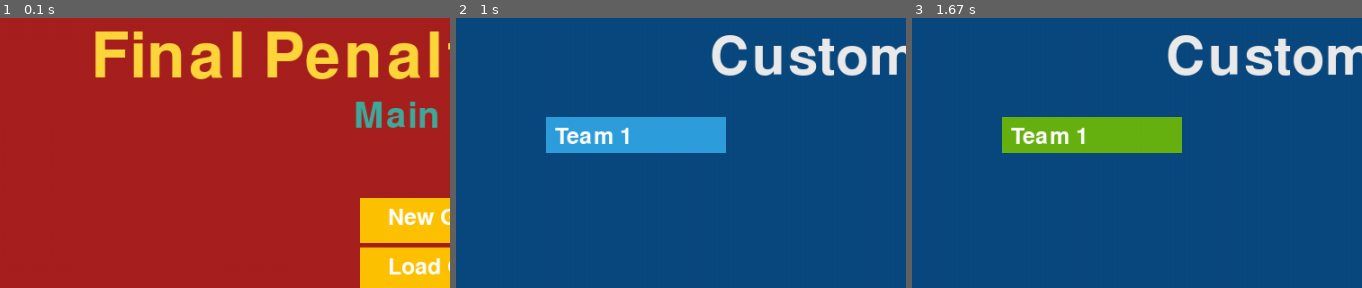
Above: before the commit, frames 1-3 (left to right).
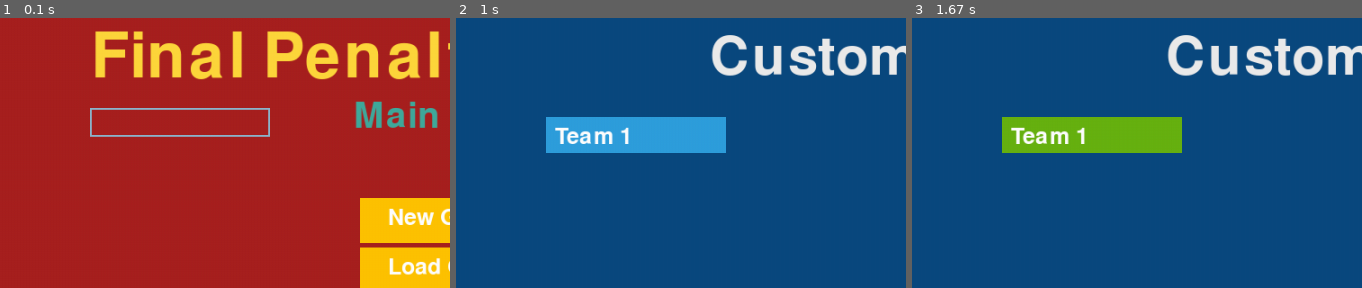
Above: after the commit, the same moments.

Repository: Jahmai-NW/sixth_form_programming
Game: pygame game, started from Football_Solution/project.py
Same seed, same stepped clock (60 frames per second), same inputs: the game is played once before the commit and once after it.
Inputs (mouse positions are % of the whole screen's width and height, from its top left):
- Up to frame 1 (0.1 s): no input
- Up to frame 2 (1 s): click (46, 54) at 0.38 s; click "Team 1" at 0.72 s
- Up to frame 3 (1.67 s): tap Backspace at 1 s; click (87, 85) at 1.38 s
The pictures show only the part of the screen within x 0-50%, y 0-50%; the shares and areas given below are measured in that part.

The runs differ from the first frame. In frame 1, 0.7% of the frame differs, in the area x 20-60%, y 33-45%; in frame 2, nothing differs; in frame 3, nothing differs.

Commit message:
text box/ need to store and print

Diff:
--- a/Football_Solution/classes.py
+++ b/Football_Solution/classes.py
@@ -127,3 +127,50 @@
     #private buttons
     #private background
     None
+
+
+
+
+    # --- TEXTBOX STATE ---
+textbox_rect = pygame.Rect(100, 100, 200, 32)
+textbox_active = False
+textbox_text = ""
+textbox_color_inactive = pygame.Color('lightskyblue3')
+textbox_color_active = pygame.Color('dodgerblue2')
+textbox_color = textbox_color_inactive
+
+def handle_textbox_event(event):
+    global textbox_active, textbox_text, textbox_color
+
+    if event.type == pygame.MOUSEBUTTONDOWN:
+        if textbox_rect.collidepoint(event.pos):
+            textbox_active = True
+        else:
+            textbox_active = False
+        textbox_color = textbox_color_active if textbox_active else textbox_color_inactive
+
+    if event.type == pygame.KEYDOWN and textbox_active:
+        if event.key == pygame.K_RETURN:
+            global currentUserName
+            currentUserName = ""
+
+            print(textbox_text)
+            currentUserName = textbox_text
+            textbox_text = ""
+        elif event.key == pygame.K_BACKSPACE:
+            textbox_text = textbox_text[:-1]
+        else:
+            textbox_text += event.unicode
+
+
+def draw_textbox(screen):
+    font = pygame.font.Font(None, 32)
+    # Render text
+    txt_surface = font.render(textbox_text, True, textbox_color)
+
+    # Resize box if needed
+    textbox_rect.w = max(200, txt_surface.get_width() + 10)
+
+    # Draw text + box
+    screen.blit(txt_surface, (textbox_rect.x + 5, textbox_rect.y + 5))
+    pygame.draw.rect(screen, textbox_color, textbox_rect, 2)
--- a/Football_Solution/project.py
+++ b/Football_Solution/project.py
@@ -5,10 +5,12 @@
 pygame.init() #initiates pygame module
 screen = pygame.display.set_mode((1000, 600)) #establishes the size of the screen to be displayed
 
+
 pygame.display.set_caption("Final Penalty Shootout") #establishes the text to be displayed as the caption of the screen
 
 clock = pygame.time.Clock() #creates a clock object which keeps track of time
 running = True #running set to true
+
 
 
 
@@ -86,11 +88,13 @@
     # poll for events
     # pygame.QUIT event means the user clicked X to close your window
     for event in pygame.event.get():
+        handle_textbox_event(event)
 
         if current_screen == "main_menu":
 
             # fill the screen with a color to wipe away anything from last frame
             screen.fill((168, 33, 32)) #fills the screen with a colour
+
 
             if event.type == pygame.QUIT:
                 running = False #running is changed to False, meaning this loop stops
@@ -178,6 +182,7 @@
         settingsButton.draw(screen)
         quitButton.draw(screen)
         creditsButton.draw(screen)
+        draw_textbox(screen)
 
 
     elif current_screen == "create_new_game":
--- a/Football_Solution/tesssst.py
+++ b/Football_Solution/tesssst.py
@@ -1,3 +1,94 @@
-import pygame
-pygame.init()
-print(pygame.font.get_fonts())
+# import pygame as pg
+
+
+# def main():
+#     screen = pg.display.set_mode((640, 480))
+#     font = pg.font.Font(None, 32)
+#     clock = pg.time.Clock()
+#     color = pg.Color('dodgerblue2')
+#     text = ''
+
+#     while True:
+#         for event in pg.event.get():
+#             if event.type == pg.QUIT:
+#                 return
+#             elif event.type == pg.KEYDOWN:
+#                 if event.key == pg.K_RETURN:
+#                     print(text)
+#                     text = ''
+#                 elif event.key == pg.K_BACKSPACE:
+#                     text = text[:-1]
+#                 else:
+#                     text += event.unicode
+
+#         screen.fill((30, 30, 30))
+#         txt_surface = font.render(text, True, color)
+#         screen.blit(txt_surface, (50, 100))
+
+#         pg.display.flip()
+#         clock.tick(30)
+
+
+# if __name__ == '__main__':
+#     pg.init()
+#     main()
+#     pg.quit()
+
+
+
+import pygame as pg
+
+
+def main():
+    screen = pg.display.set_mode((640, 480))
+    font = pg.font.Font(None, 32)
+    clock = pg.time.Clock()
+    input_box = pg.Rect(100, 100, 140, 32)
+    color_inactive = pg.Color('lightskyblue3')
+    color_active = pg.Color('dodgerblue2')
+    color = color_inactive
+    active = False
+    text = ''
+    done = False
+
+    while not done:
+        for event in pg.event.get():
+            if event.type == pg.QUIT:
+                done = True
+            if event.type == pg.MOUSEBUTTONDOWN:
+                # If the user clicked on the input_box rect.
+                if input_box.collidepoint(event.pos):
+                    # Toggle the active variable.
+                    active = not active
+                else:
+                    active = False
+                # Change the current color of the input box.
+                color = color_active if active else color_inactive
+            if event.type == pg.KEYDOWN:
+                if active:
+                    if event.key == pg.K_RETURN:
+                        print(text)
+                        text = ''
+                    elif event.key == pg.K_BACKSPACE:
+                        text = text[:-1]
+                    else:
+                        text += event.unicode
+
+        screen.fill((30, 30, 30))
+        # Render the current text.
+        txt_surface = font.render(text, True, color)
+        # Resize the box if the text is too long.
+        width = max(200, txt_surface.get_width()+10)
+        input_box.w = width
+        # Blit the text.
+        screen.blit(txt_surface, (input_box.x+5, input_box.y+5))
+        # Blit the input_box rect.
+        pg.draw.rect(screen, color, input_box, 2)
+
+        pg.display.flip()
+        clock.tick(30)
+
+if __name__ == '__main__':
+    pg.init()
+    main()
+    pg.quit()
